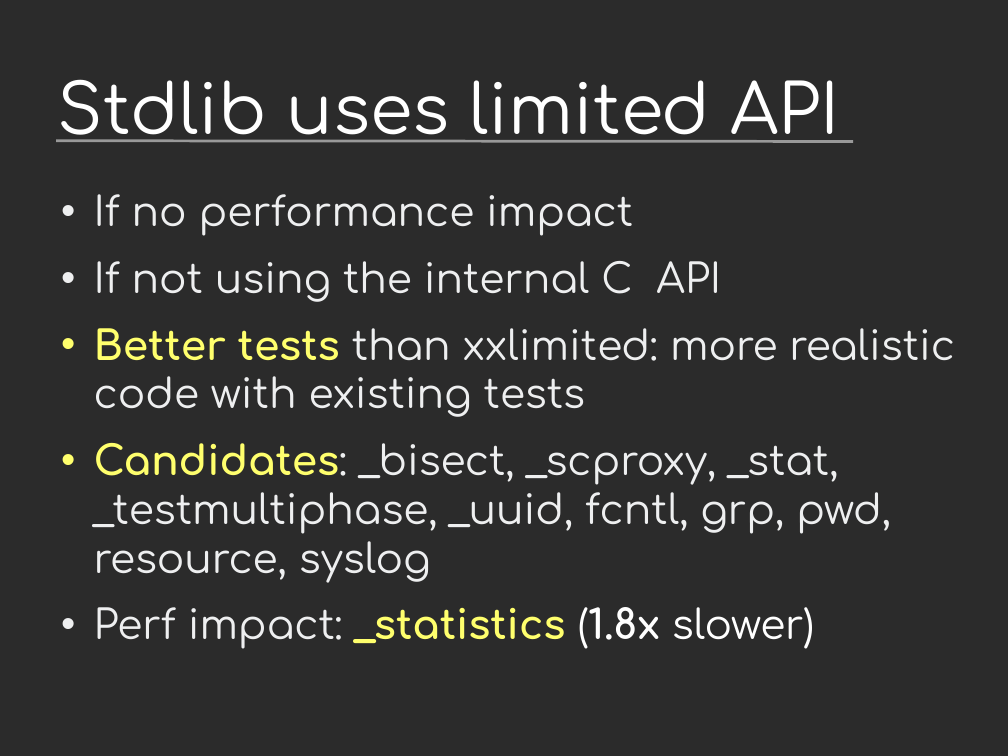
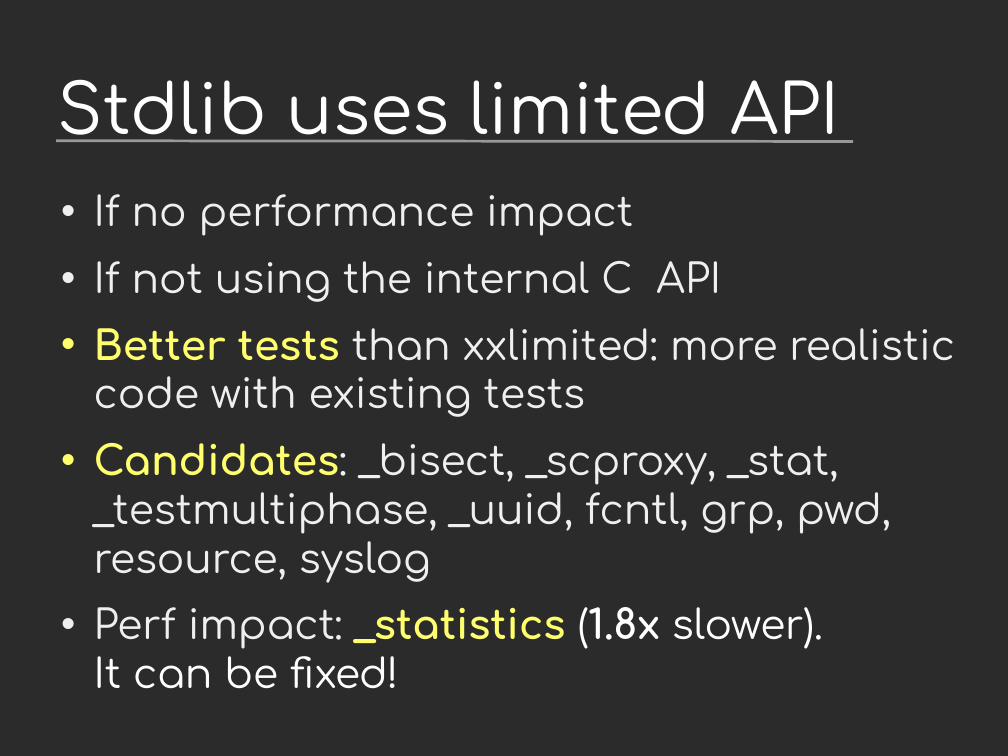
Before and after one commit to vstinner/talks, a slide deck: slide 23 of 2023-CoreDevSprint-Brno/c-api.odp (slide 21 before the commit). Drawn at 1008x756 pixels with LibreOffice and Linux fonts; fonts in the diff are those of the drawing; background and template pictures are left out; a plain dark background stands for a picture behind light text. Boxes give left, top, right and bottom in pixels: in the first picture for what was removed or moved away, otherwise in the second. Text is boxed around its words. In the diff, an @@ line names an element or a change of style, - is before the commit and + after.

```diff
--- a/2023-CoreDevSprint-Brno/c-api.odp
+++ b/2023-CoreDevSprint-Brno/c-api.odp
@@ text at bbox=[94, 607, 823, 688]: text changed @@
-• Perf impact: _statistics (1.8x slower)
+• Perf impact: _statistics (1.8x slower).
+  It can be fixed!
```
Also in this commit, not shown: 4 other slides changed, 2 slides added, 1 other file.
